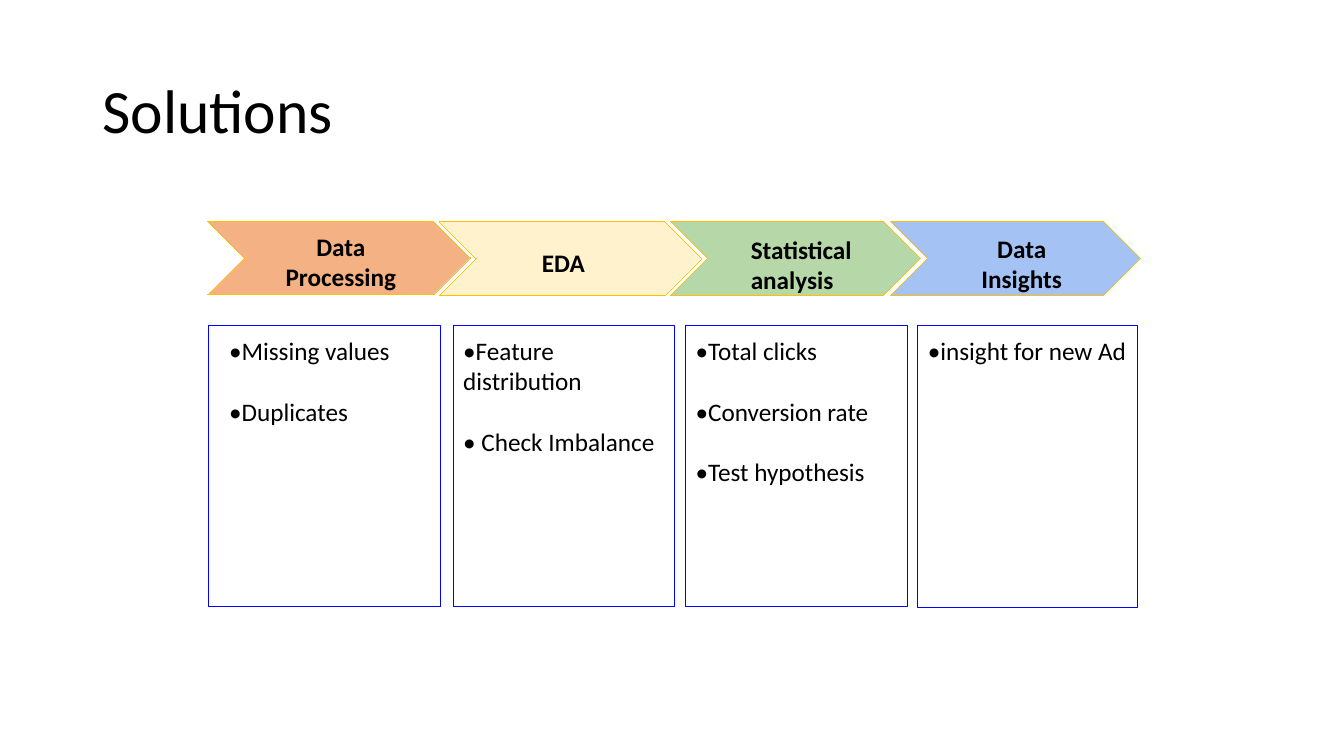
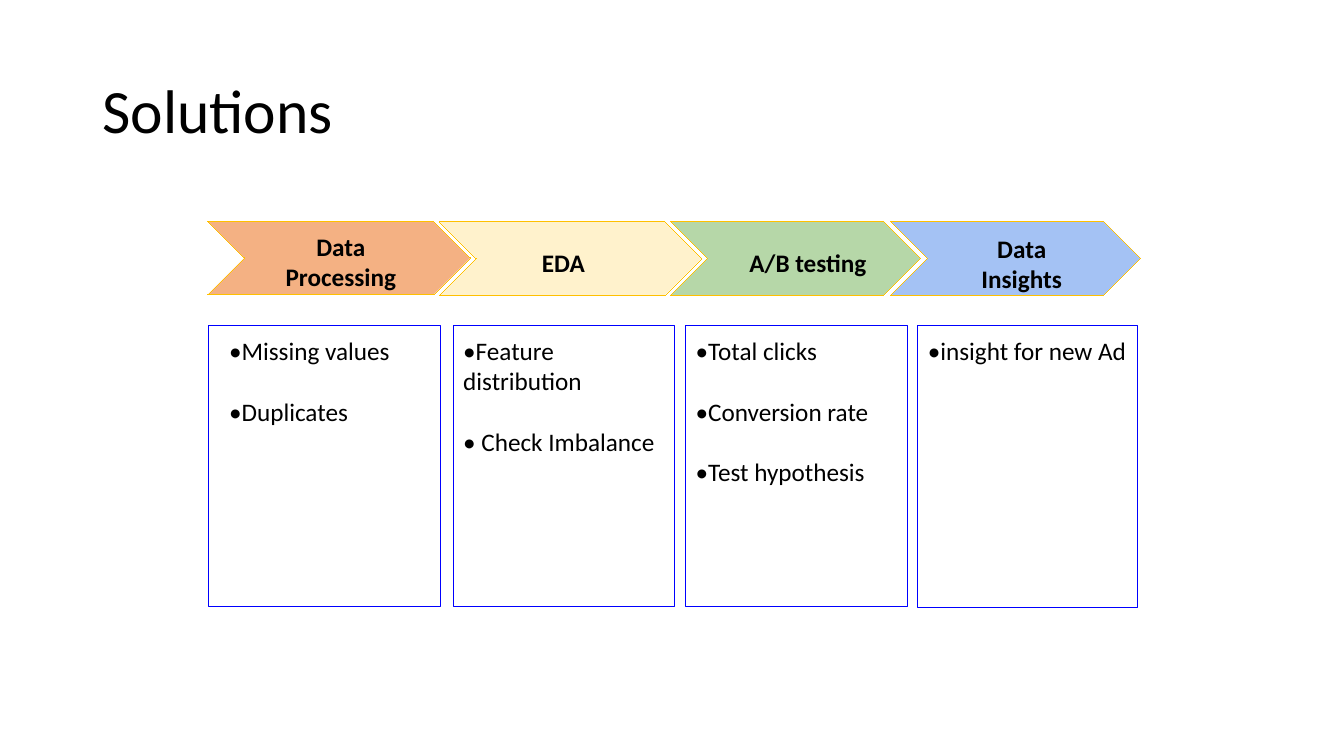
Before and after one commit to LingjieHe/DS_Bootcamp_assignment, a slide deck: slide 4 of Data_Experimentation_Capstone/Ad_ABdata_LH.pptx. Drawn at 1344x756 pixels with LibreOffice and Linux fonts; fonts in the diff are those of the drawing. Boxes give left, top, right and bottom in pixels: in the first picture for what was removed or moved away, otherwise in the second. Text is boxed around its words. In the diff, an @@ line names an element or a change of style, - is before the commit and + after.

```diff
--- a/Data_Experimentation_Capstone/Ad_ABdata_LH.pptx
+++ b/Data_Experimentation_Capstone/Ad_ABdata_LH.pptx
@@ text at (x1=749, y1=254, x2=866, y2=277): text changed @@
-Statistical analysis
+A/B testing
```
